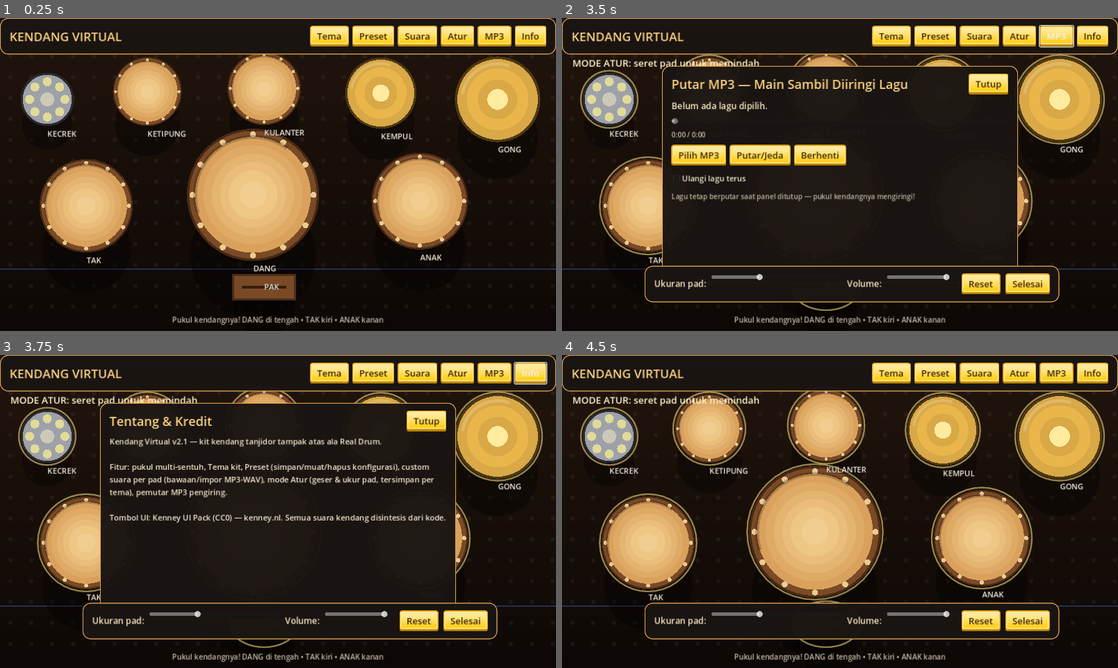
Above: before the commit, frames 1-4 (two rows, left to right).
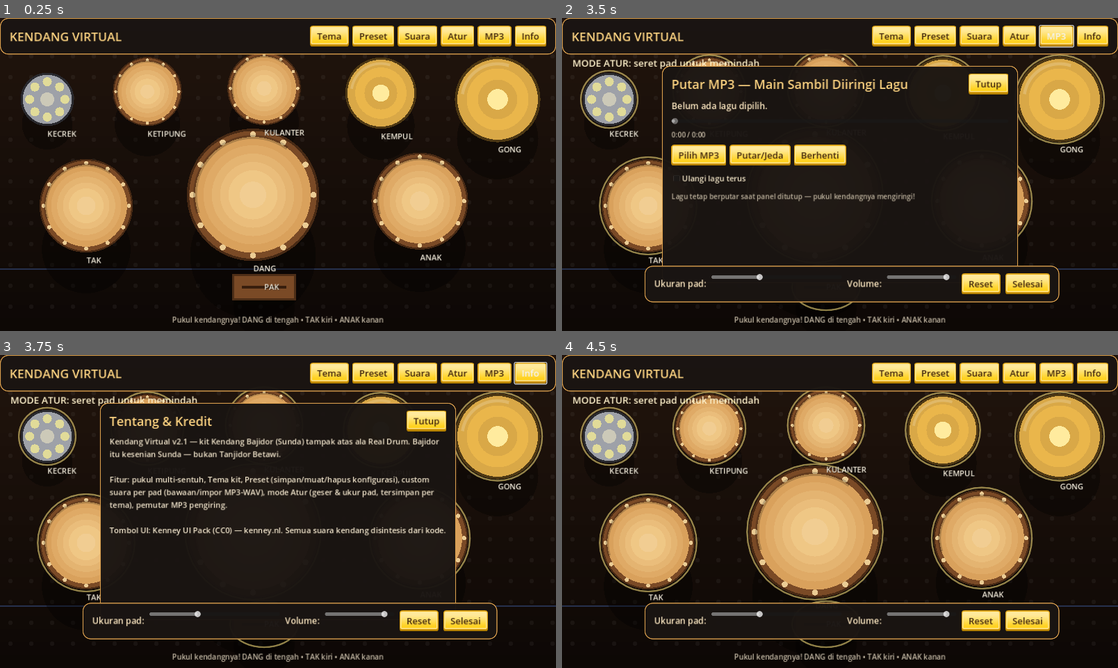
Above: after the commit, the same moments.

Repository: lnx645/kendang-tanjidor
Game: Godot game, scene res://main.tscn
Two runs of this game, one before a commit and one after it. Both use one fixed random seed, a clock stepped at 60 frames per second and the inputs below.
Inputs:
- Up to frame 1 (0.25 s): no input
- Up to frame 2 (3.5 s): click "Tema" at 0.5 s; click "Suara" at 1.25 s; click "Atur" at 2 s; click "MP3" at 2.75 s
- Up to frame 3 (3.75 s): click "Info" at 3.5 s
- Up to frame 4 (4.5 s): click "Tutup" at 4.25 s

Frames 1-2 are identical in both runs. In frame 3, 4.6% of the frame differs, in the area x 19-81%, y 26-58%; in frame 4, nothing differs.

Commit message:
v2.1.1: koreksi genre — Kendang Bajidor (Sunda), bukan Tanjidor Betawi

Diff:
--- a/main.gd
+++ b/main.gd
@@ -839,7 +839,7 @@
 	panel_tentang.add_child(v)
 	kepala_panel("Tentang & Kredit", v)
 	var isi := Label.new()
-	isi.text = "Kendang Virtual v2.1 — kit kendang tanjidor tampak atas ala Real Drum.\n\nFitur: pukul multi-sentuh, Tema kit …(250 unchanged characters)…
+	isi.text = "Kendang Virtual v2.1 — kit Kendang Bajidor (Sunda) tampak atas ala Real Drum. Bajidor itu kesenian Sunda — bukan Tanjidor Betawi.\n\nFitur: pukul multi-sentuh, Tema kit …(250 unchanged characters)…
 	isi.autowrap_mode = TextServer.AUTOWRAP_WORD_SMART
 	isi.add_theme_font_size_override("font_size", 18)
 	isi.add_theme_color_override("font_color", Color(0.95, 0.9, 0.8))
Not shown, changed: export_presets.cfg
Not shown, changed: README.md
